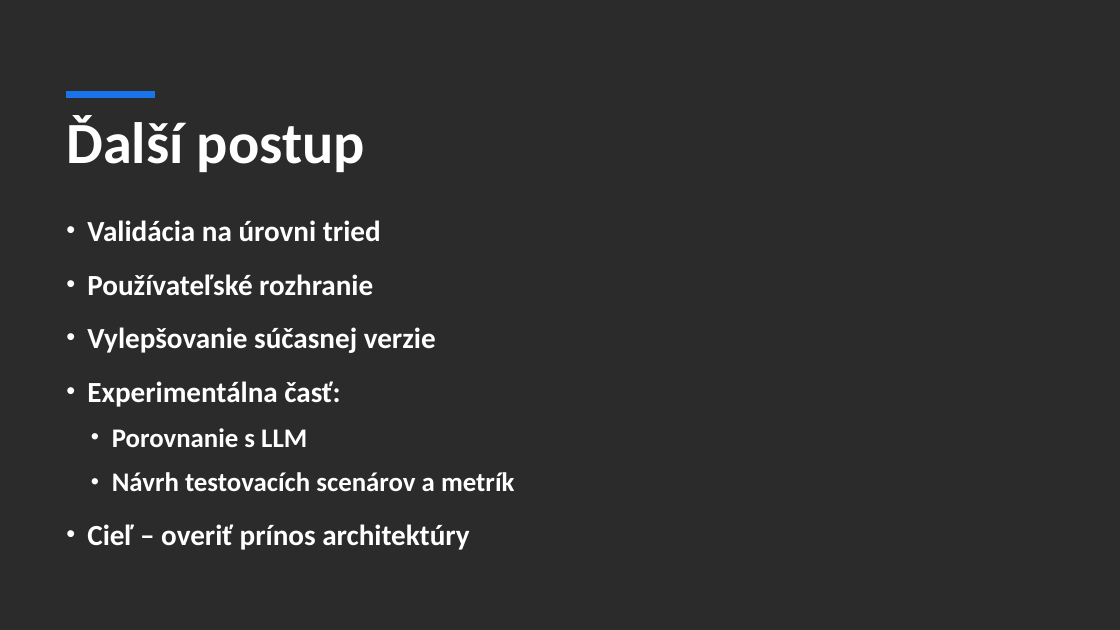
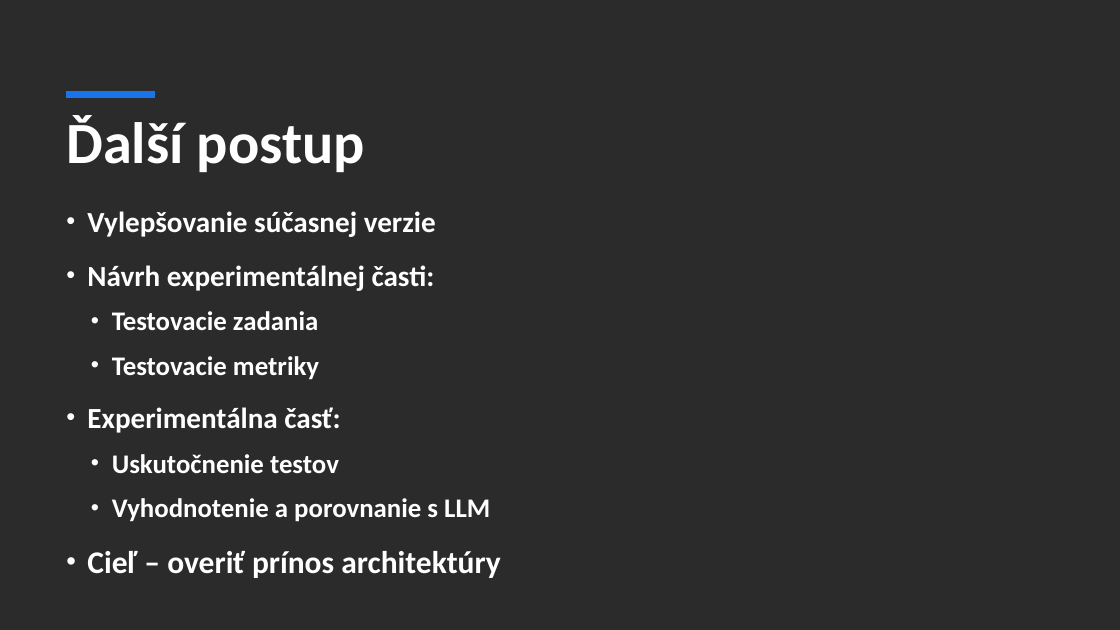
Before and after one commit to SamSok31/bakalarska-praca, a slide deck: slide 9 of files/prezentacia_2.pptx. Drawn at 1120x630 pixels with LibreOffice and Linux fonts; fonts in the diff are those of the drawing; background and template pictures are left out; a plain dark background stands for a picture behind light text. Boxes give left, top, right and bottom in pixels: in the first picture for what was removed or moved away, otherwise in the second. Text is boxed around its words. In the diff, an @@ line names an element or a change of style, - is before the commit and + after.

```diff
--- a/files/prezentacia_2.pptx
+++ b/files/prezentacia_2.pptx
@@ text "Vylepšovanie súčasnej verzie": place and size @@
-text "Vylepšovanie súčasnej verzie" at <box>87,220,514,550</box>
+text "Vylepšovanie súčasnej verzie" at <box>87,211,501,578</box>
@@ text at <box>87,220,381,296</box>: paragraphs removed @@
-• Validácia na úrovni tried
-• Používateľské rozhranie
@@ text at <box>87,265,435,380</box>: paragraphs added @@
+• Návrh experimentálnej časti:
+  • Testovacie zadania
+  • Testovacie metriky
@@ text at <box>112,454,490,522</box>: text changed @@
-  • Porovnanie s LLM
-  • Návrh testovacích scenárov a metrík
+  • Uskutočnenie testov
+  • Vyhodnotenie a porovnanie s LLM
@@ text at <box>87,551,501,578</box>: size 25 to 27 pt in "Cieľ – overiť prínos architektúry" @@
```
Also in this commit, not shown: 1 other slide changed.
